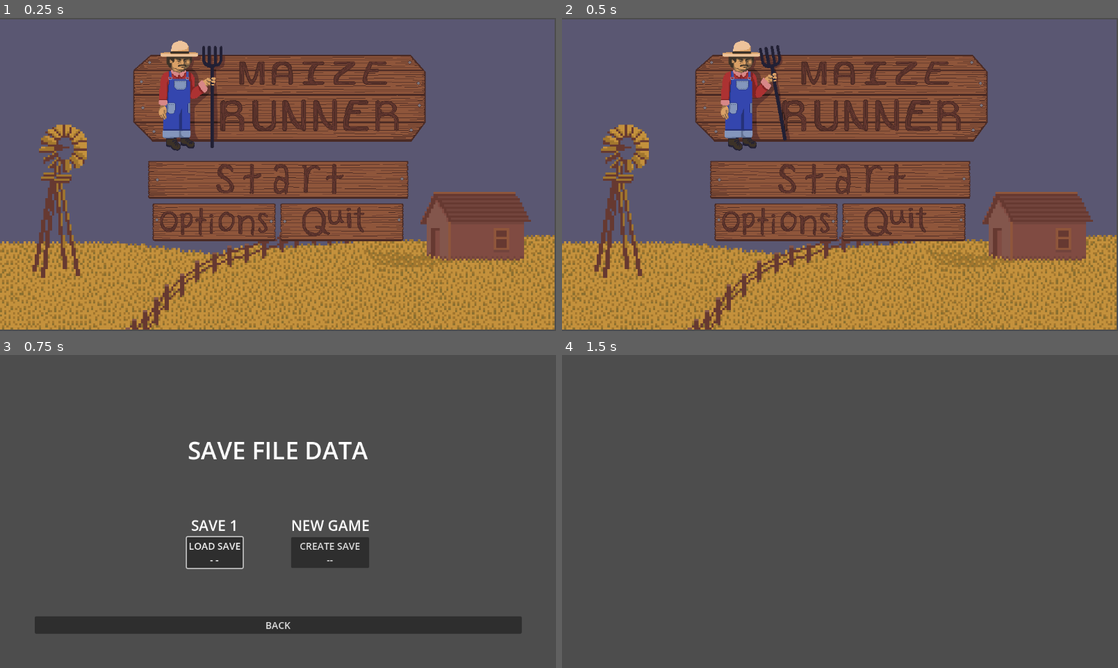
Above: before the commit, frames 1-4 (two rows, left to right).
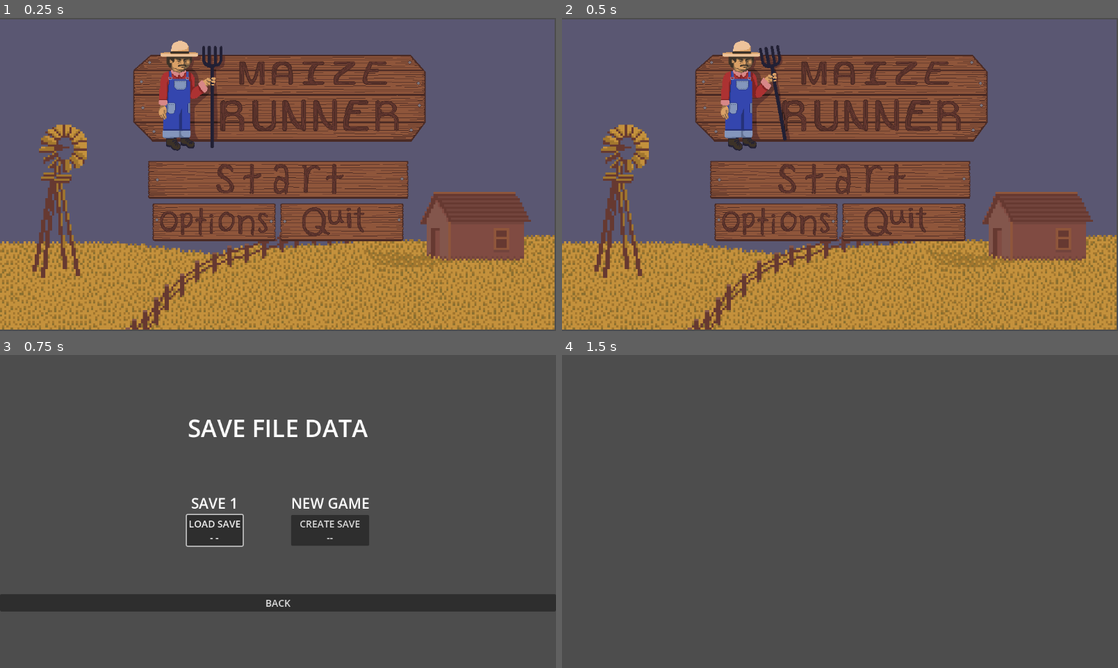
Above: after the commit, the same moments.

Repository: JasonLee4/MaizeRunnerGame
Game: Godot game, scene res://scenes/menus/main_menu.tscn
Two runs of this game, one before a commit and one after it. Both use one fixed random seed, a clock stepped at 60 frames per second and the inputs below. Sound files missing from this copy of the repository are replaced by a short silence.
Inputs (mouse positions are in pixels of both pictures, inside the frame that each line leads up to):
- Up to frame 1 (0.25 s): no input
- Up to frame 2 (0.5 s): no input
- Up to frame 3 (0.75 s): click (278, 517) at 0.5 s
- Up to frame 4 (1.5 s): click "LOAD SAVE - -" at 1.25 s

Frames 1-2 are identical in both runs. In frame 3, 16% of the frame differs, in the area x 0-100%, y 20-90%; in frame 4, nothing differs.

Commit message:
handle no missing save file

Diff:
--- a/scenes/menus/save_data.gd
+++ b/scenes/menus/save_data.gd
@@ -17,9 +17,14 @@
 
 
 func _on_load_save_1_pressed():
-	Globals.new_game = false
-	get_tree().change_scene_to_file("res://scenes/dungeon_gen/dungeon_gen.tscn")
-	Globals.restart_game()
+	if FileAccess.file_exists(Globals.save_file_path+Globals.save_file_name):
+		Globals.new_game = false
+		get_tree().change_scene_to_file("res://scenes/dungeon_gen/dungeon_gen.tscn")
+		Globals.restart_game()
+	else:
+		$TextEdit.visible = true
+		await get_tree().create_timer(2.0).timeout
+		$TextEdit.visible = false
 
 
 func _on_create_save_pressed():
--- a/scenes/menus/save_data.tscn
+++ b/scenes/menus/save_data.tscn
@@ -12,11 +12,12 @@
 script = ExtResource("1_v36xd")
 
 [node name="VBoxContainer" type="VBoxContainer" parent="."]
-layout_mode = 0
-offset_left = 72.0
-offset_top = 162.0
-offset_right = 1081.0
-offset_bottom = 441.0
+layout_mode = 1
+anchors_preset = 15
+anchor_right = 1.0
+anchor_bottom = 1.0
+grow_horizontal = 2
+grow_vertical = 2
 theme_override_constants/separation = 100
 alignment = 1
 
@@ -102,6 +103,16 @@
 theme_override_font_sizes/font_size = 20
 text = "BACK"
 
+[node name="TextEdit" type="LineEdit" parent="."]
+visible = false
+offset_left = 317.0
+offset_top = 192.0
+offset_right = 841.0
+offset_bottom = 276.0
+theme_override_font_sizes/font_size = 35
+text = "No Save File Exists"
+alignment = 1
+
 [connection signal="pressed" from="VBoxContainer/HBoxContainer/VBoxContainer/Load_Save1" to="." method="_on_load_save_1_pressed"]
 [connection signal="pressed" from="VBoxContainer/HBoxContainer/VBoxContainer4/Create_Save" to="." method="_on_create_save_pressed"]
 [connection signal="pressed" from="VBoxContainer/Back_Button" to="." method="_on_back_button_pressed"]
